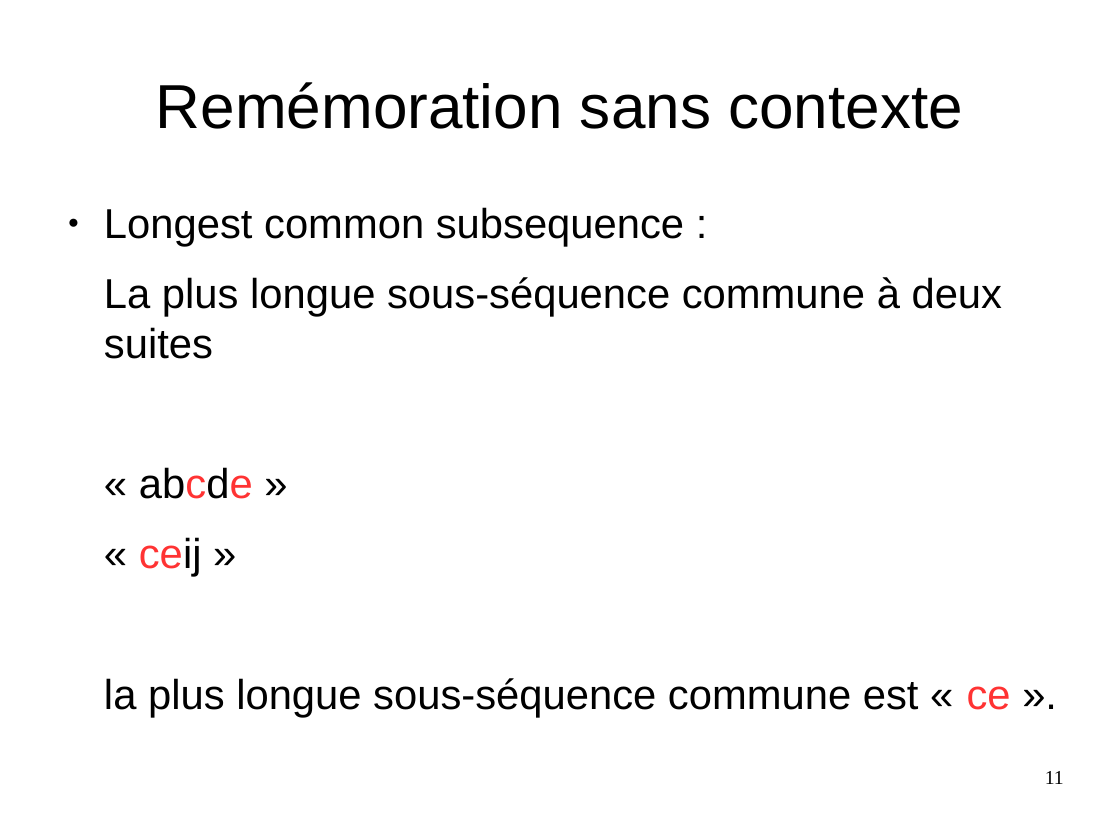
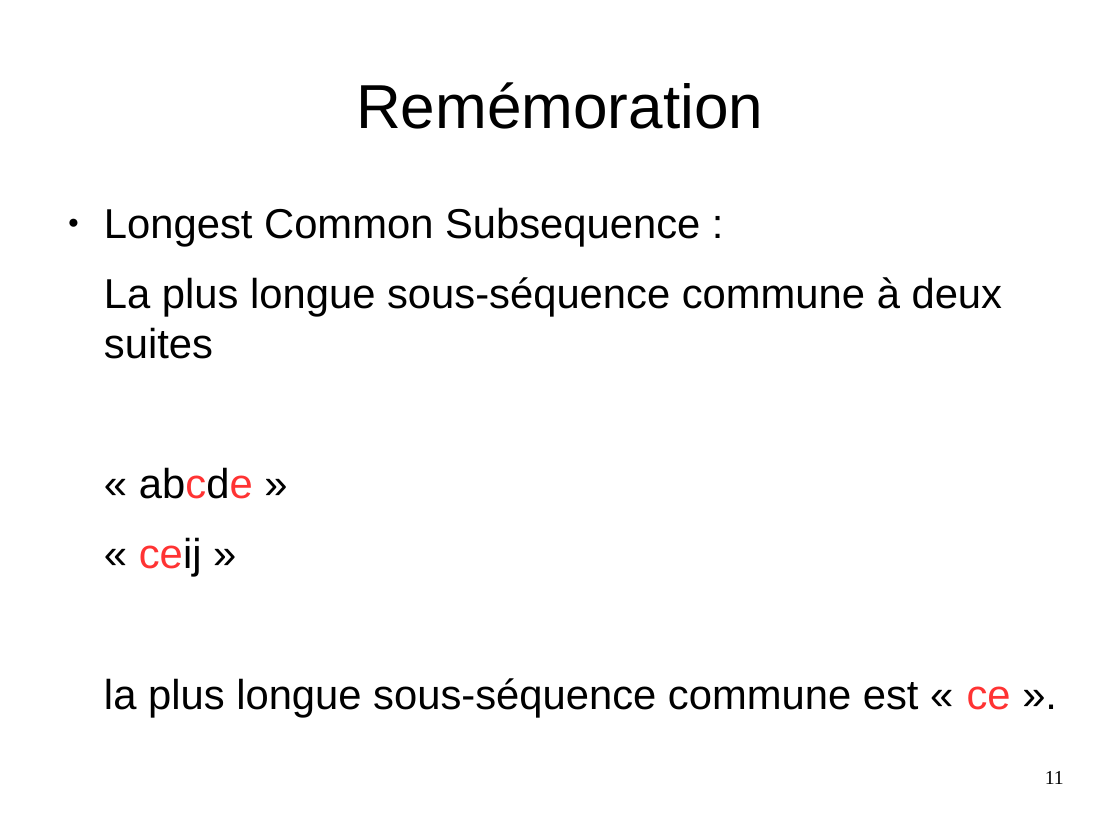
Before and after one commit to Sle3pingForest/StageL3, a slide deck: slide 11 of RapportAndre/Pres.odp. Drawn at 1120x840 pixels with LibreOffice and Linux fonts; fonts in the diff are those of the drawing. Boxes give left, top, right and bottom in pixels: in the first picture for what was removed or moved away, otherwise in the second. Text is boxed around its words. In the diff, an @@ line names an element or a change of style, - is before the commit and + after.

```diff
--- a/RapportAndre/Pres.odp
+++ b/RapportAndre/Pres.odp
@@ title at <box>356,82,763,129</box>: text changed @@
-Remémoration sans contexte
+Remémoration
@@ text at <box>104,207,700,247</box>: text changed @@
-● Longest common subsequence :
+● Longest Common Subsequence :
```
Also in this commit, not shown: 5 other slides changed, 1 slide added, 1 slide removed, 1 other file.
